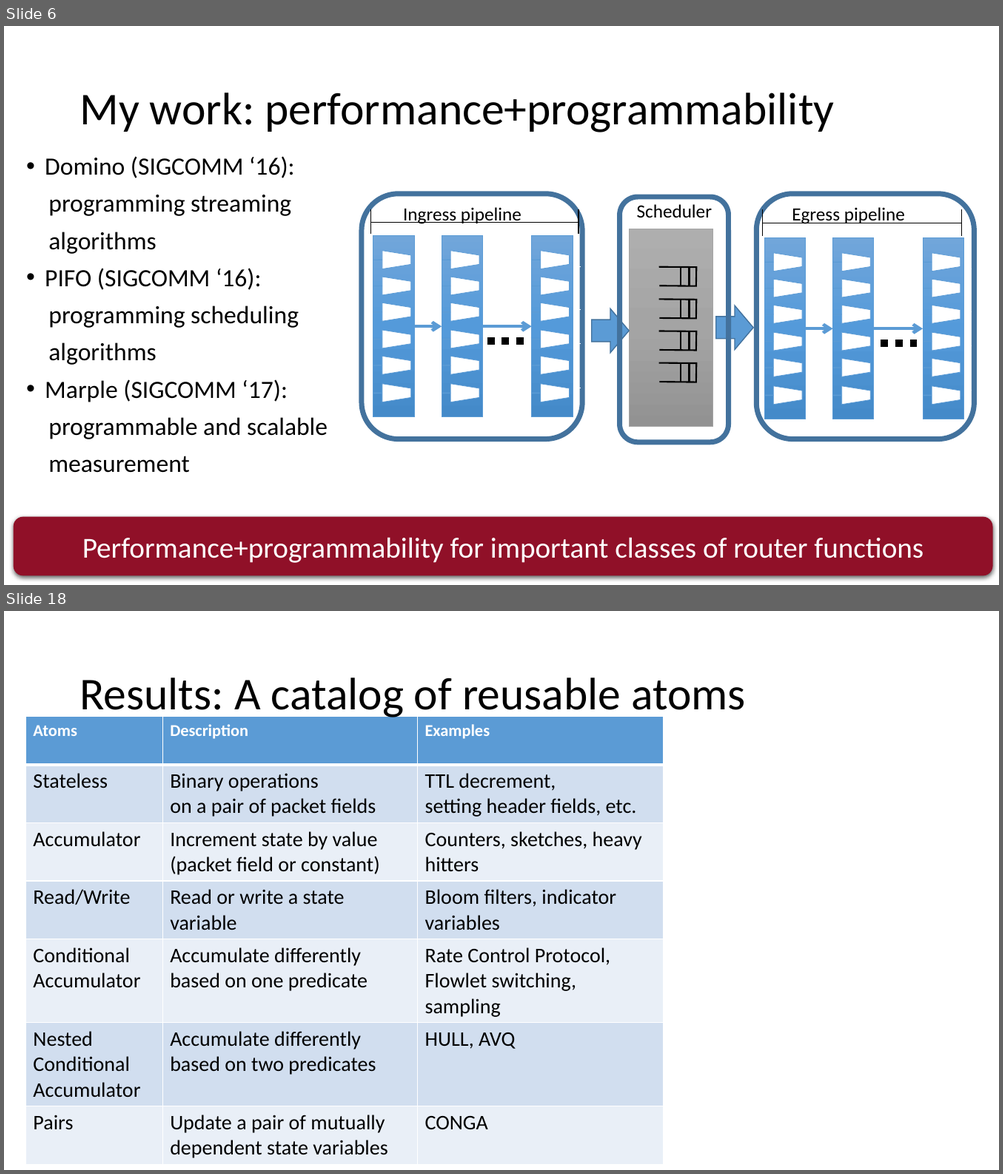
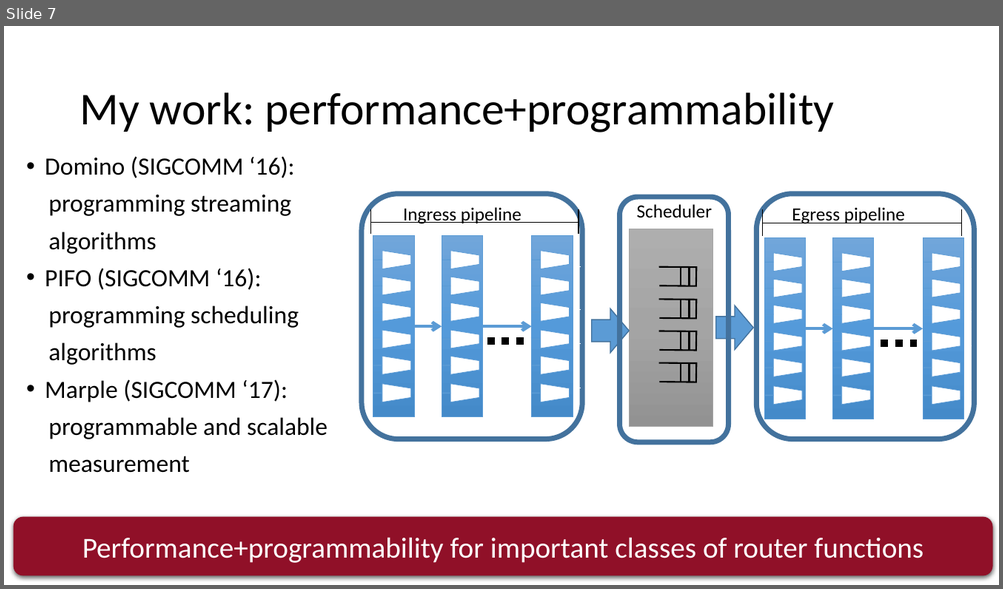
Before and after one commit to anirudhSK/pifo-domino-marple-ppts, a slide deck: nyu_wireless.pptx. Shown one above the other, each under a label of ours: slides 6 and 18 before the commit, slide 7 after it; the slides between them are not shown. The pictures are 1003x1174 and 1003x589 pixels, drawn with LibreOffice and Linux fonts; fonts in the diff are those of the drawing. Boxes give left, top, right and bottom in pixels: in the first picture for what was removed or moved away, otherwise in the second. Text is boxed around its words. In the diff, an @@ line names an element or a change of style, - is before the commit and + after.

```diff
--- a/nyu_wireless.pptx
+++ b/nyu_wireless.pptx
@@ slide 18 removed at <box>4,611,999,1170</box>, background #FFFFFF @@
@@ title removed at <box>79,678,745,721</box> @@
-Results: A catalog of reusable atoms
@@ table removed at <box>25,717,663,1162</box>, 7 rows, 3 columns @@
-Atoms | Description | Examples
-Stateless | Binary operations / on a pair of packet fields | TTL decrement, / setting header fields, etc.
-Accumulator | Increment state by value / (packet field or constant) | Counters, sketches, heavy hitters
-Read/Write | Read or write a state variable | Bloom filters, indicator variables
-Conditional / Accumulator | Accumulate differently based on one predicate | Rate Control Protocol, / Flowlet switching, sampling
-Nested Conditional Accumulator | Accumulate differently based on two predicates | HULL, AVQ
-Pairs | Update a pair of mutually dependent state variables | CONGA
@@ what was slide 6 is now slide 7 @@
```
Also in this commit, not shown: 3 slides changed, 2 slides added, 110 other slides removed.
